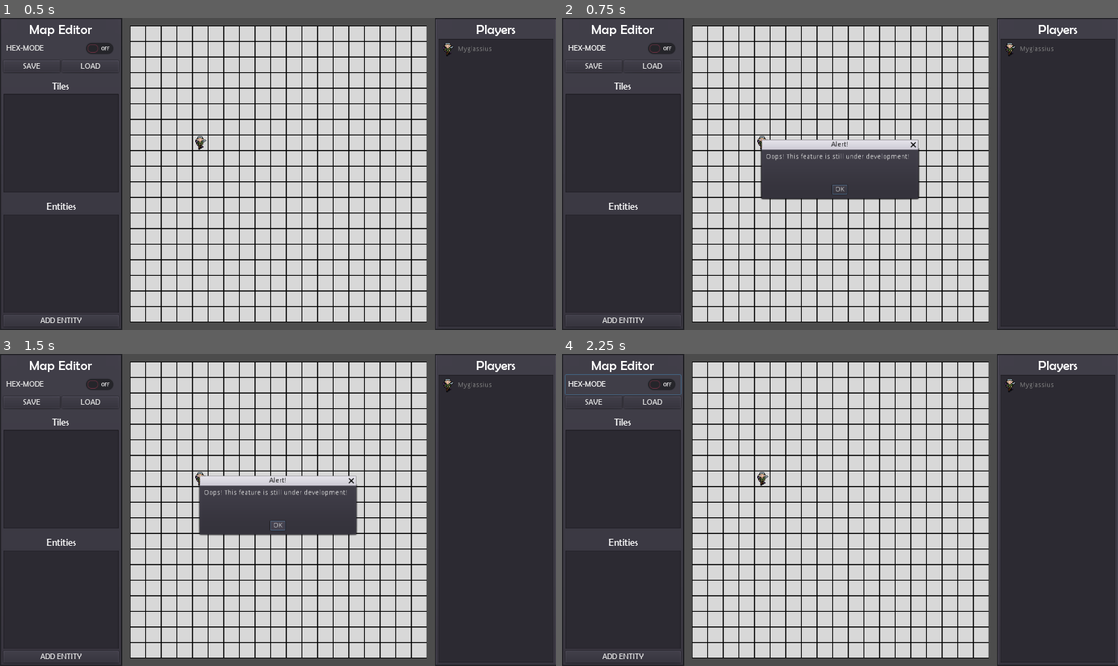
Above: before the commit, frames 1-4 (two rows, left to right).
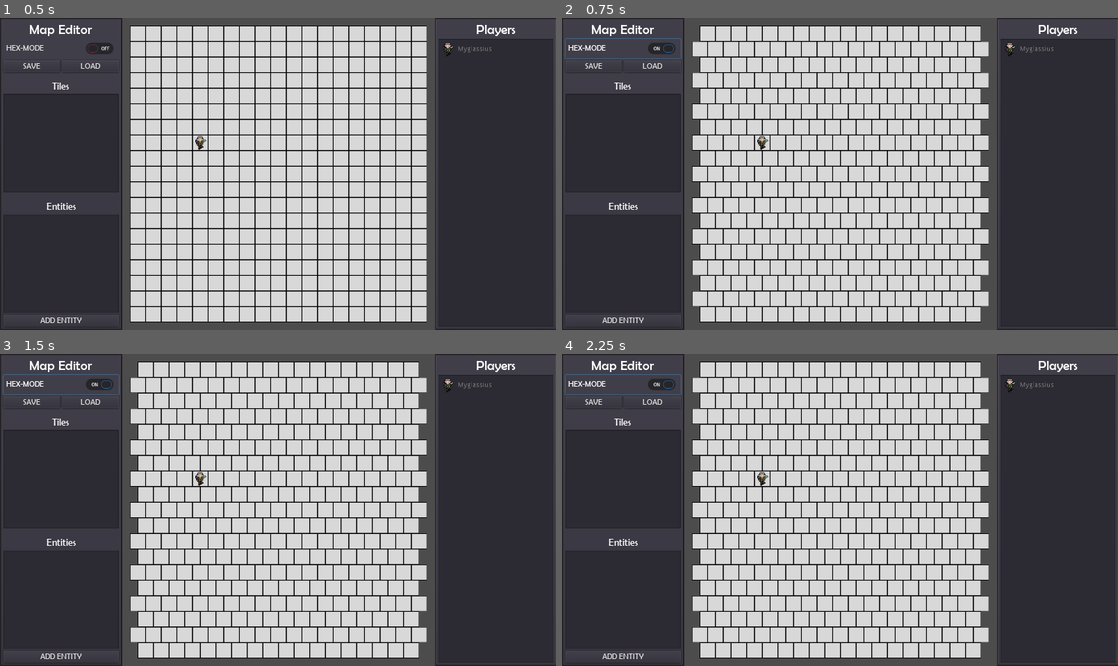
Above: after the commit, the same moments.

Repository: BradHipsher/Map20
Game: Godot game, scene res://main/main.tscn
The game is run twice, just before and just after one commit, with the same random seed, the same clock (stepped at 60 frames per second) and the same inputs.
Inputs (mouse positions are in pixels of both pictures, inside the frame that each line leads up to):
- Up to frame 1 (0.5 s): no input
- Up to frame 2 (0.75 s): click "HEX-MODE" at 0.5 s
- Up to frame 3 (1.5 s): click (278, 525) at 1.25 s, where only the run before the commit has a clickable "OK"
- Up to frame 4 (2.25 s): click (840, 525) at 2 s, where only the run before the commit has a clickable "OK"

Frame 1 is identical in both runs. In frame 2, 10% of the frame differs, in the area x 0-77%, y 2-98%; in frame 3, 9.9%; in frame 4, 5.6%.

Commit message:
toggle hex and rect

Diff:
--- a/main/Global.gd
+++ b/main/Global.gd
@@ -13,3 +13,8 @@
 				mindist=dist
 				minvec = vec
 	return minvec
+
+static func delete_children(node):
+	for n in node.get_children():
+		node.remove_child(n)
+		n.queue_free()
--- a/main/grid/Grid2D.gd
+++ b/main/grid/Grid2D.gd
@@ -9,17 +9,22 @@
 var players
 var gridPositions
 
-const gridType = 'rect'
+var gridType = 'rect'
+
+const gridToggle = {
+	'rect': 'hex',
+	'hex': 'rect'
+}
 
 var held_object = null
 
 func _ready():
-
 	tiles = get_node("tiles")
 	players = get_node("players")
+	generate_grid()
 
+func generate_grid():
 	gridPositions = []
-
 	if (gridType == 'rect'):
 		for j in 19:
 			for i in 19:
@@ -35,7 +40,10 @@
 				for i in 18:
 					var pos = Vector2(48+i*32, 32+j*32)
 					gridPositions.append(pos)
+	refresh_tiles()
 
+func refresh_tiles():
+	Global.delete_children(tiles)
 	for pos in gridPositions:
 		var ts = tileSpace.instance()
 		ts.position = pos
@@ -64,3 +72,11 @@
 	print(ent.get_signal_connection_list("clicked"))
 	print(self)
 	players.add_child(ent)
+
+func toggle_gridType():
+	gridType = gridToggle.get(gridType)
+	generate_grid()
+
+
+func _on_panelleft_gridTypeToggled():
+	toggle_gridType()
--- a/main/main.gd
+++ b/main/main.gd
@@ -10,7 +10,6 @@
 	panelLeft = get_node("panel-left-anchor/panel-left")
 	grid2d = get_node("Grid2D")
 	panelRight = get_node("panel-right-anchor/panel-right")
-
 	add_player("Myglassius", myglassiusTxt)
 
 func add_player(nm, txt):
--- a/main/main.tscn
+++ b/main/main.tscn
@@ -21,3 +21,5 @@
 
 [node name="panel-right" parent="panel-right-anchor" instance=ExtResource( 1 )]
 anchor_right = 1.0
+
+[connection signal="gridTypeToggled" from="panel-left-anchor/panel-left" to="Grid2D" method="_on_panelleft_gridTypeToggled"]
--- a/main/panel-left/panel-left.gd
+++ b/main/panel-left/panel-left.gd
@@ -1,6 +1,7 @@
 extends Panel
 
 signal playerAdded(nm, txt)
+signal gridTypeToggled
 
 var popupWIP = preload("res://main/popups/popup-wip.tscn")
 
@@ -10,10 +11,11 @@
 	entities = get_node("panel-container/vbox/entities")
 
 func _on_hexMode_toggled(button_pressed):
-	var popup = popupWIP.instance()
-	add_child(popup)
-	popup.popup_centered(Vector2(320,100))
-	get_node("panel-container/vbox/hexMode").pressed = false
+#	var popup = popupWIP.instance()
+#	add_child(popup)
+#	popup.popup_centered(Vector2(320,100))
+#	get_node("panel-container/vbox/hexMode").pressed = false
+	emit_signal('gridTypeToggled')
 
 func _on_save_pressed():
 	var popup = popupWIP.instance()
